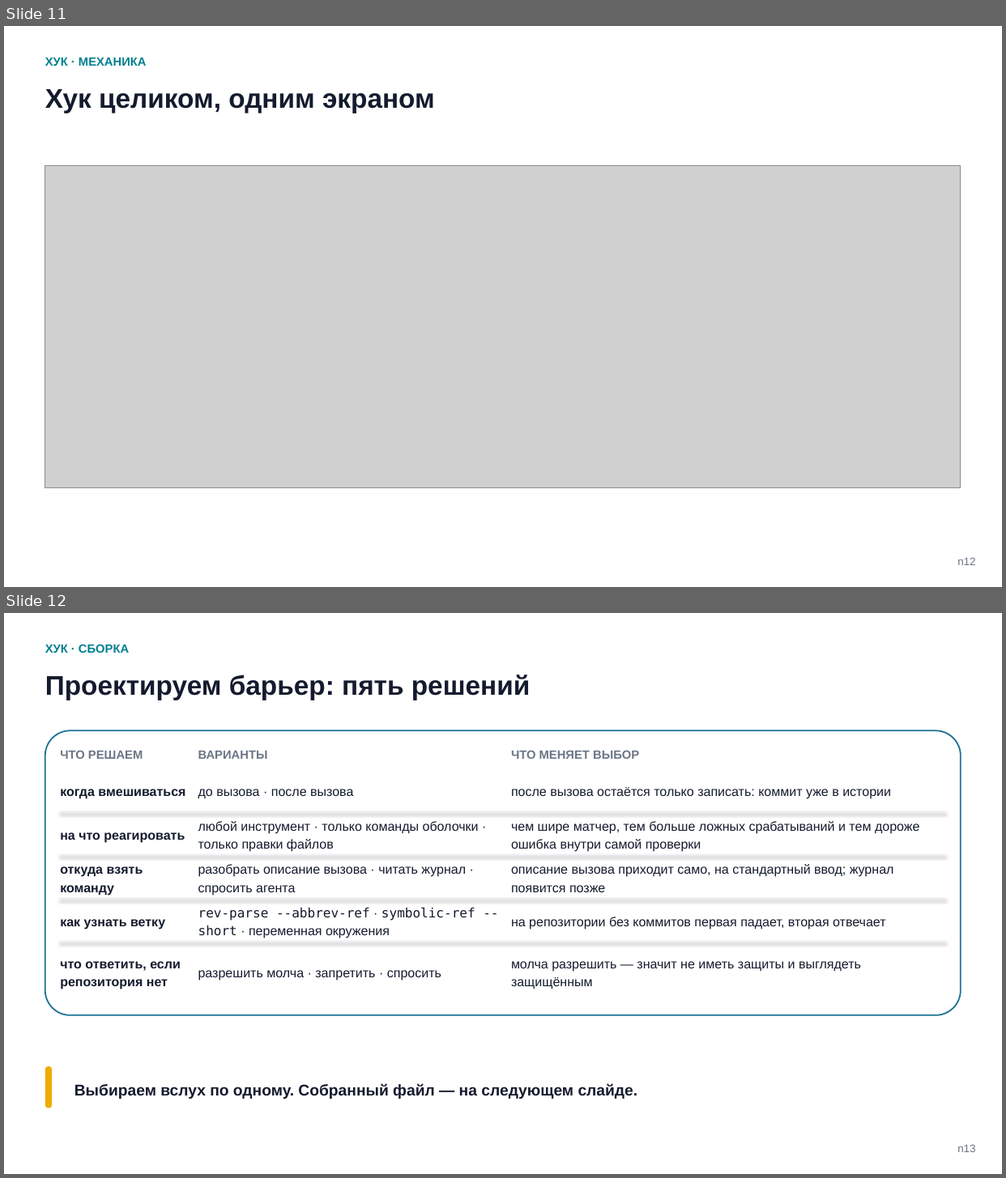
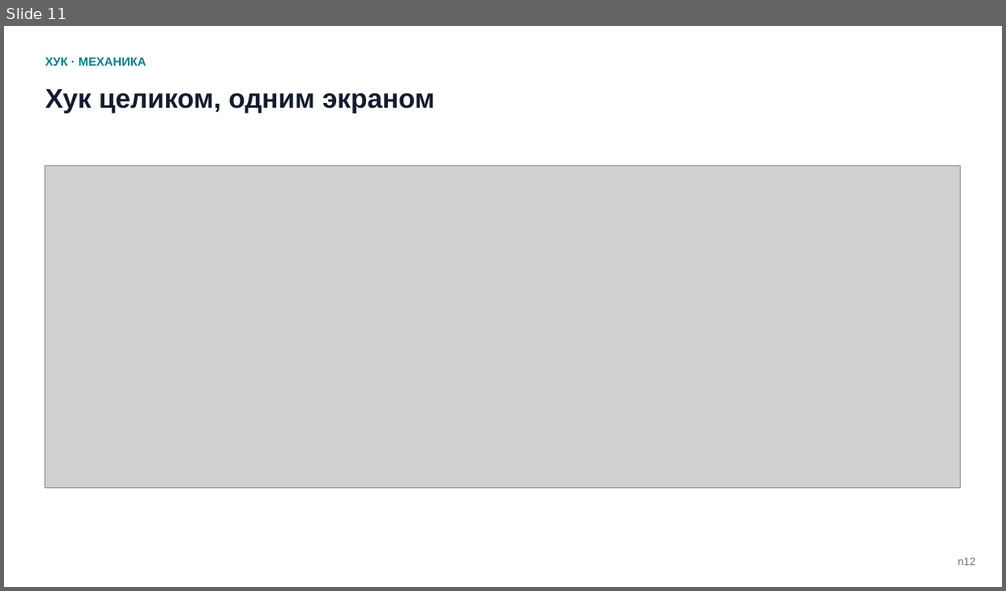
Before and after one commit to tellina-study/AI-usage-lessons, a slide deck: library/seminars/sem-05/rendered/sem-05.pptx. Shown one above the other, each under a label of ours: slides 11 and 12 before the commit, slide 11 after it. The pictures are 1006x1178 and 1006x591 pixels, drawn with LibreOffice and Linux fonts; fonts in the diff are those of the drawing; grey boxes stand for pictures. Boxes give left, top, right and bottom in pixels: in the first picture for what was removed or moved away, otherwise in the second. Text is boxed around its words. In the diff, an @@ line names an element or a change of style, - is before the commit and + after.

Commit message:
Кейс 1 доехал целиком: разбор по единой форме без подсветки, проектирование на три решения, готовый файл блоками #211

```diff
--- a/library/seminars/sem-05/rendered/sem-05.pptx
+++ b/library/seminars/sem-05/rendered/sem-05.pptx
@@ slide 12 removed at [4, 613, 1002, 1174], background #FFFFFF @@
@@ text removed at [45, 644, 129, 653] @@
-ХУК · СБОРКА
@@ text removed at [45, 675, 530, 700] @@
-Проектируем барьер: пять решений
@@ rounded rectangle removed at [45, 730, 961, 1015] @@
@@ text removed at [60, 750, 143, 759] @@
-ЧТО РЕШАЕМ
@@ text removed at [198, 751, 268, 759] @@
-ВАРИАНТЫ
@@ text removed at [511, 750, 639, 759] @@
-ЧТО МЕНЯЕТ ВЫБОР
@@ text removed at [60, 789, 185, 799] @@
-когда вмешиваться
@@ text removed at [198, 789, 353, 799] @@
-до вызова · после вызова
@@ text removed at [511, 787, 891, 799] @@
-после вызова остаётся только записать: коммит уже в истории
@@ line removed from (60, 812) to (946, 812) @@
@@ text removed at [198, 821, 479, 852] @@
-любой инструмент · только команды оболочки · только правки файлов
@@ text removed at [511, 821, 920, 852] @@
-чем шире матчер, тем больше ложных срабатываний и тем дороже ошибка внутри самой проверки
@@ text removed at [60, 833, 185, 843] @@
-на что реагировать
@@ line removed from (60, 855) to (946, 855) @@
@@ text removed at [60, 867, 143, 896] @@
-откуда взять команду
@@ text removed at [198, 864, 466, 896] @@
-разобрать описание вызова · читать журнал · спросить агента
@@ text removed at [511, 864, 894, 892] @@
-описание вызова приходит само, на стандартный ввод; журнал появится позже
@@ line removed from (60, 899) to (946, 899) @@
@@ text removed at [60, 919, 165, 930] @@
-как узнать ветку
@@ text removed at [198, 907, 475, 939] @@
-rev-parse --abbrev-ref · symbolic-ref --short · переменная окружения
@@ text removed at [511, 917, 886, 930] @@
-на репозитории без коммитов первая падает, вторая отвечает
@@ line removed from (60, 943) to (946, 943) @@
@@ text removed at [60, 961, 181, 990] @@
-что ответить, если репозитория нет
@@ text removed at [198, 970, 441, 981] @@
-разрешить молча · запретить · спросить
@@ text removed at [511, 961, 861, 990] @@
-молча разрешить — значит не иметь защиты и выглядеть защищённым
@@ rounded rectangle removed at [45, 1067, 52, 1109] @@
@@ text removed at [74, 1084, 638, 1099] @@
-Выбираем вслух по одному. Собранный файл — на следующем слайде.
@@ text removed at [957, 1144, 975, 1152] @@
-n13
```
Also in this commit, not shown: 3 slides changed, 4 slides added, 3 other slides removed, 10 other files.
